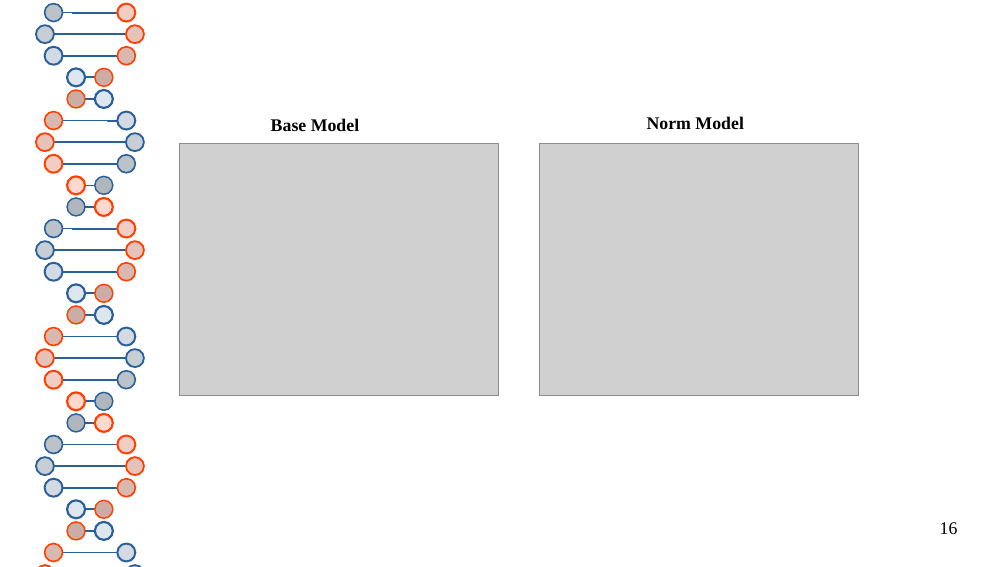
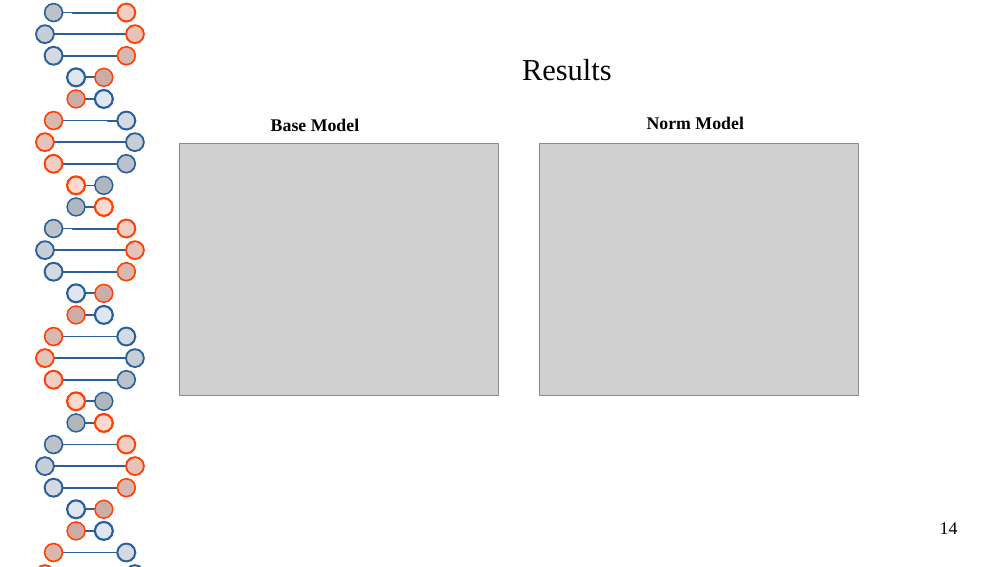
Before and after one commit to thash-jkr/Schrodinger-PINN, a slide deck: slide 14 of report/progress_presentation.odp (slide 16 before the commit). Drawn at 1008x567 pixels with LibreOffice and Linux fonts; fonts in the diff are those of the drawing; grey boxes stand for pictures. Boxes give left, top, right and bottom in pixels: in the first picture for what was removed or moved away, otherwise in the second. Text is boxed around its words. In the diff, an @@ line names an element or a change of style, - is before the commit and + after.

```diff
--- a/report/progress_presentation.odp
+++ b/report/progress_presentation.odp
@@ title added at [522, 59, 612, 81], 24 pt, text #050505 @@
+Results
@@ page number at [940, 522, 958, 534]: text changed @@
-16
+14
```
Also in this commit, not shown: 15 other slides changed, 3 slides added, 6 slides removed, 5 other files.
